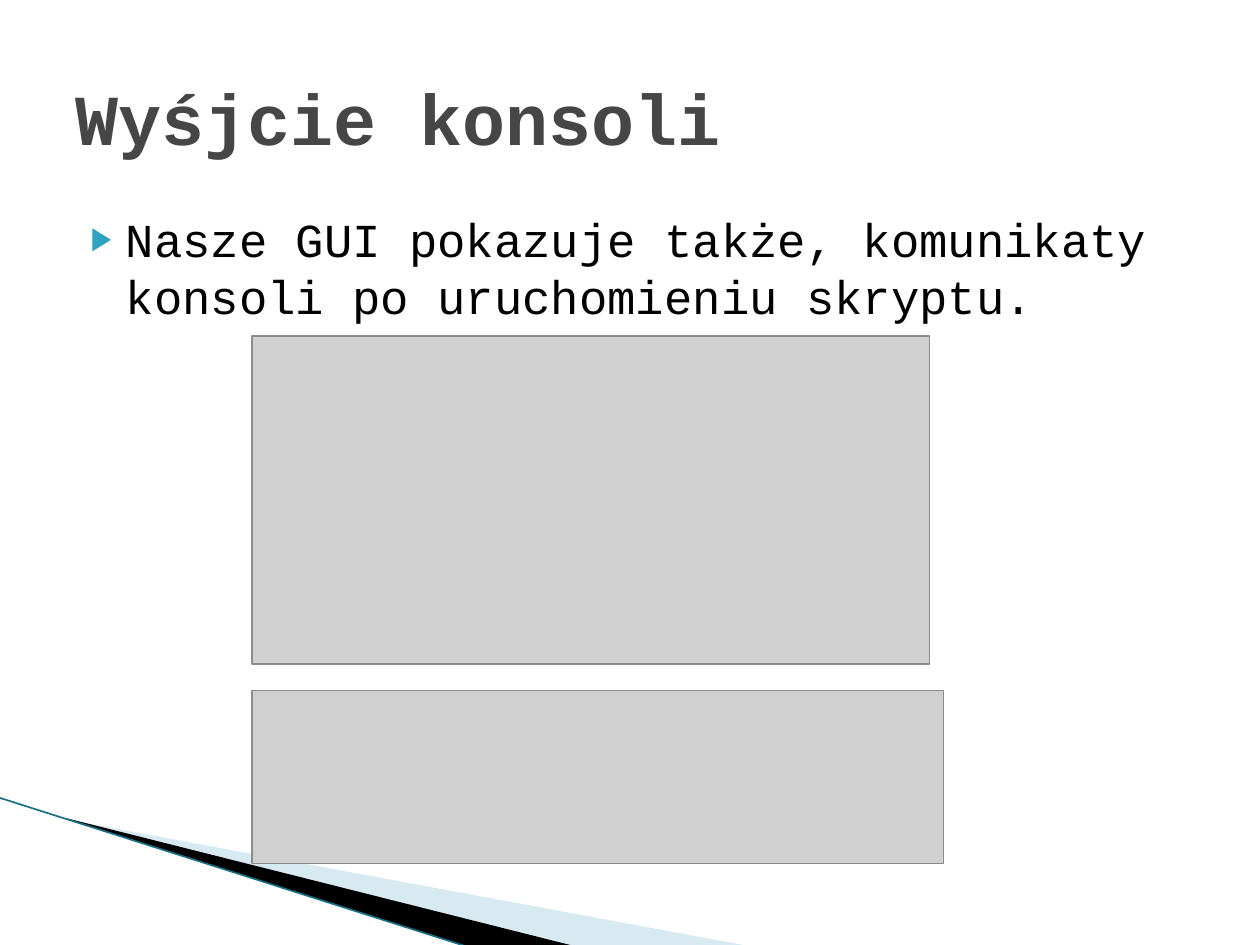
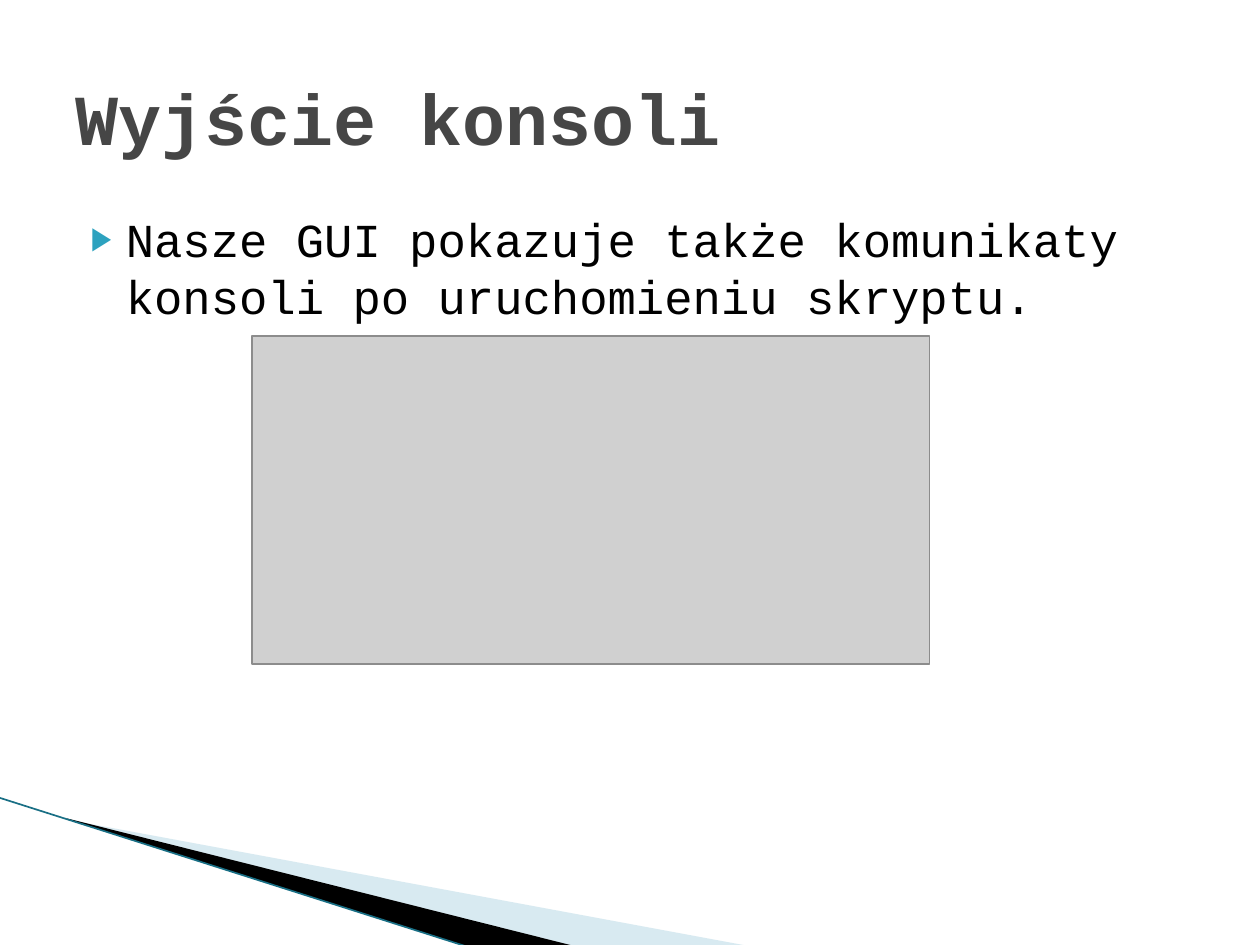
Before and after one commit to Dylek/SP_gridlab-D_GUI, a slide deck: slide 11 of prototyp 2.pptx. Drawn at 1260x945 pixels with LibreOffice and Linux fonts; fonts in the diff are those of the drawing; grey boxes stand for pictures; background and template pictures are left out. Boxes give left, top, right and bottom in pixels: in the first picture for what was removed or moved away, otherwise in the second. Text is boxed around its words. In the diff, an @@ line names an element or a change of style, - is before the commit and + after.

```diff
--- a/prototyp 2.pptx
+++ b/prototyp 2.pptx
@@ title at (75,94,721,160): text changed @@
-Wyśjcie konsoli
+Wyjście konsoli
@@ text at (126,223,1118,324): text changed @@
-▶ Nasze GUI pokazuje także, komunikaty konsoli po uruchomieniu skryptu.
+▶ Nasze GUI pokazuje także komunikaty konsoli po uruchomieniu skryptu.
@@ picture removed at (252,690,944,864) @@
```
Also in this commit, not shown: 4 other slides changed, 1 slide removed.
